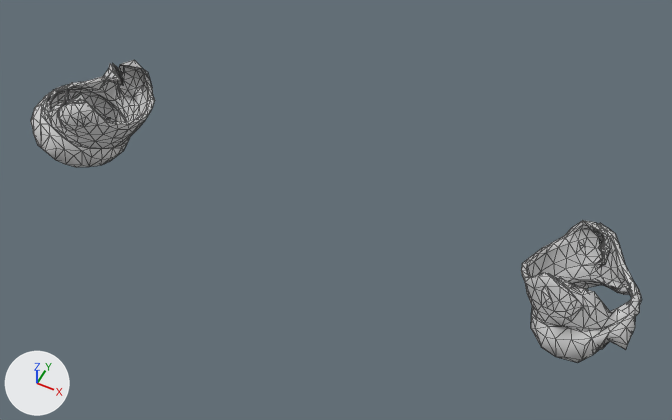
Before and after pictures for a commit that changed the glTF model hollowmere/Assets/Resources/Gear/Fitted/leather/t1_wrists.glb.
One viewpoint serves both versions: a camera (50 mm lens) standing at (0.389, -0.732, 1.878) and looking at (0.029, -0.012, 0.978). The axes (+X, +Y, +Z) are drawn at lower left. The lights are the same throughout. The first picture is the older version. Mesh edges are drawn as thin lines. Vertices at exactly the same position are counted once.

Script lines for the objects in view, before the commit:
```python
mat_leather_mid = principled_material('leather_mid')
mat_leather_mid.texture = img_leather_grain
mat_leather_mid.roughness = 0.72
me_wrists_t1 = bpy.data.meshes.new('wrists_t1')
me_wrists_t1.from_pydata(...)  # 1148 vertices, 2298 faces; spans x -0.435..0.421, y -0.097..0.085, z 0.916..1.065
me_wrists_t1.materials.append(mat_leather_mid)  # picture img_leather_grain
ob_wrists_t1 = bpy.data.objects.new('wrists_t1', me_wrists_t1)
ob_wrists_t1.location = (0.0, 0.0, 0.0)
```
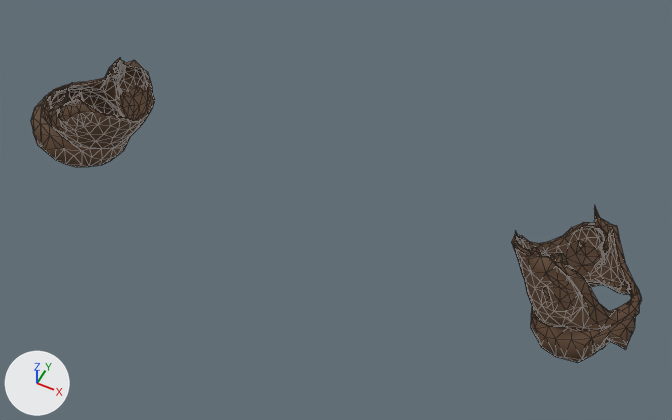
Scene script edits in JSON lines:
```json
{"op": "add", "block": "img_leather_mid", "code": ["img_leather_mid = load_image('leather_mid', '_unpacked/leather_mid', 512, 512, 'sRGB')"]}
{"op": "add", "block": "img_leather_mr", "code": ["img_leather_mr = load_image('leather_mr', '_unpacked/leather_mr', 16, 16, 'Non-Color')"]}
{"block": "mat_leather_mid", "where": "n0 = _N.new('ShaderNodeBsdfPrincipled'); n0.name = 'Principled BSDF'"}
{"op": "remove", "block": "mat_leather_mid", "code": "n0.inputs[2].default_value = 0.72  # 'Roughness'"}
{"block": "mat_leather_mid", "where": "n2 = _N.new('ShaderNodeTexImage'); n2.name = 'Image Texture'"}
{"op": "set", "path": "n2.image", "old": "img_leather_grain", "new": "img_leather_mid"}
{"op": "add", "block": "mat_leather_mid", "code": "n3 = _N.new('ShaderNodeSeparateColor'); n3.name = 'Separate Color'"}
{"op": "add", "block": "mat_leather_mid", "code": "n4 = _N.new('ShaderNodeTexImage'); n4.name = 'Image Texture.001'"}
{"op": "add", "block": "mat_leather_mid", "code": "n4.image = img_leather_mr"}
{"op": "add", "block": "mat_leather_mid", "code": "_L.new(n3.outputs[2], n0.inputs[1])  # 'Blue' to 'Metallic'"}
{"op": "add", "block": "mat_leather_mid", "code": "_L.new(n3.outputs[1], n0.inputs[2])  # 'Green' to 'Roughness'"}
{"op": "add", "block": "mat_leather_mid", "code": "_L.new(n4.outputs[0], n3.inputs[0])  # 'Color' to 'Color'"}
{"block": "me_wrists_t1", "where": "# used by ob_wrists_t1; location = (0.0, 0.0, 0.0)"}
{"op": "remove", "block": "me_wrists_t1", "code": "me_wrists_t1.from_pydata(...)  # 1148 vertices, 2298 faces; spans x -0.435..0.421, y -0.097..0.085, z 0.916..1.065"}
{"op": "add", "block": "me_wrists_t1", "code": "me_wrists_t1.from_pydata(...)  # 1226 vertices, 2454 faces; spans x -0.435..0.421, y -0.097..0.091, z 0.916..1.083"}
{"block": "me_wrists_t1", "change": "me_wrists_t1 part 1: 66 vertices moved from x 0.277..0.388, y -0.064..0.083, z 0.981..1.059 to x 0.27..0.387, y -0.065..0.084, z 0.982..1.072; 35 vertices removed from x 0.28..0.373, y -0.061..0.085, z 0.987..1.06; 99 vertices added at x 0.258..0.371, y -0.059..0.091, z 0.995..1.083"}
{"block": "me_wrists_t1", "change": "me_wrists_t1 part 2: 56 vertices moved from x -0.38..-0.28, y -0.072..0.069, z 0.983..1.065 to x -0.38..-0.278, y -0.069..0.071, z 0.984..1.066; 27 vertices removed from x -0.365..-0.277, y -0.064..0.069, z 0.999..1.06; 41 vertices added at x -0.368..-0.276, y -0.064..0.077, z 0.999..1.065"}
```

Changed parts and their boxes (x1, y1, x2, y2) in the pictures (672 x 420 px; the box of a moved part takes in the faces that stretch with it):
```json
{"object": "wrists_t1", "change": "surface changed, reshaped", "before": [31, 60, 642, 363], "after": [31, 58, 642, 363]}
{"part": 1, "of": "me_wrists_t1", "change": "moved or reshaped", "before": [521, 220, 633, 328], "after": [511, 206, 633, 328]}
{"part": 2, "of": "me_wrists_t1", "change": "moved or reshaped", "before": [52, 60, 147, 137], "after": [52, 58, 148, 137]}
```
